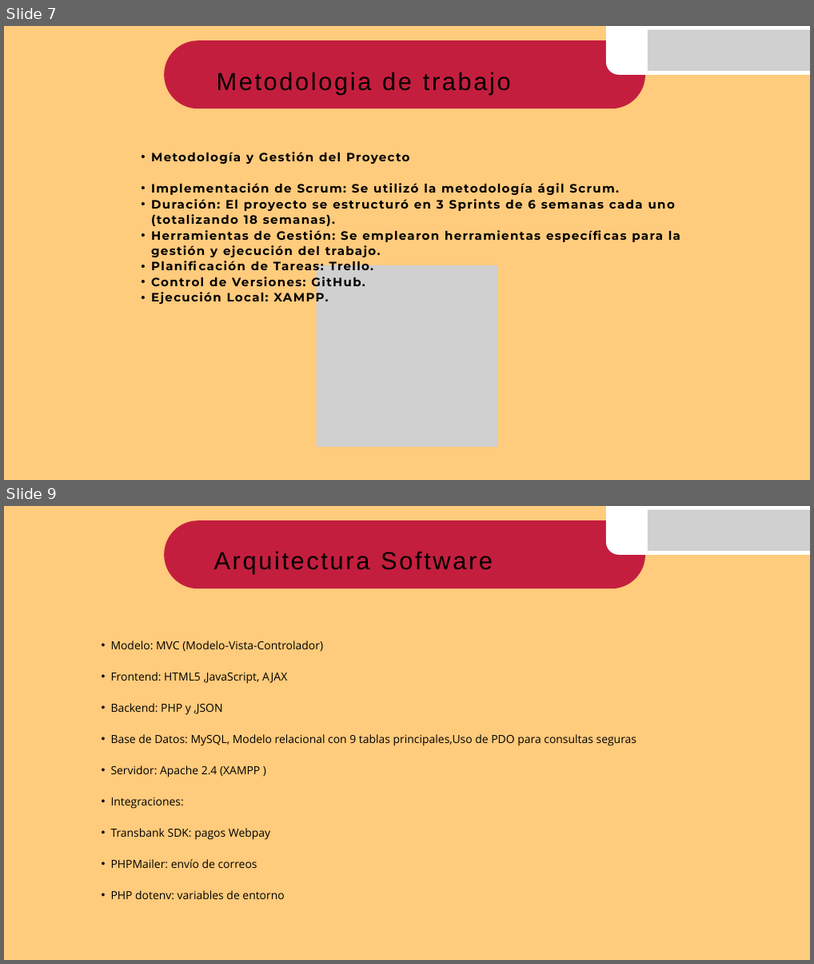
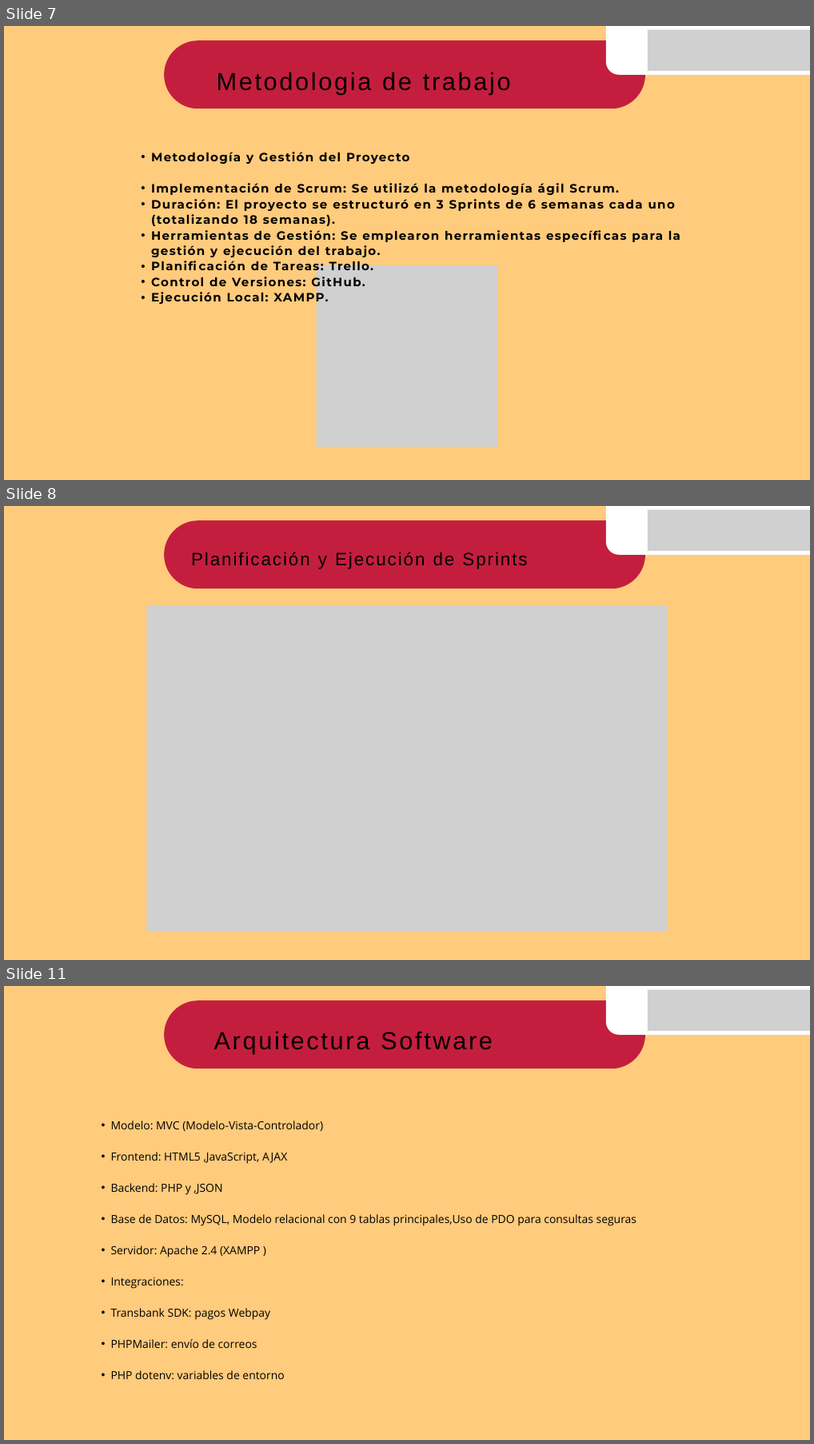
Before and after one commit to crlavin/Capstone_DulceOsadia, a slide deck: Fase 3/Evidencias Grupales/Presentacionfinal.pptx. Shown one above the other, each under a label of ours: slides 7 and 9 before the commit, slides 7, 8 and 11 after it; the slides between them are not shown. The pictures are 814x964 and 814x1444 pixels, drawn with LibreOffice and Linux fonts; fonts in the diff are those of the drawing; grey boxes stand for pictures; background and template pictures are left out. Boxes give left, top, right and bottom in pixels: in the first picture for what was removed or moved away, otherwise in the second. Text is boxed around its words. In the diff, an @@ line names an element or a change of style, - is before the commit and + after.

```diff
--- a/Fase 3/Evidencias Grupales/Presentacionfinal.pptx
+++ b/Fase 3/Evidencias Grupales/Presentacionfinal.pptx
@@ slide 8 added at (x1=4, y1=506, x2=810, y2=960), background picture (left out) @@
@@ freeform shape added at (x1=164, y1=520, x2=646, y2=588), fill #C41E3E @@
@@ freeform shape added at (x1=606, y1=506, x2=810, y2=555), fill #FFFFFF @@
@@ picture added at (x1=648, y1=510, x2=810, y2=551) @@
@@ text added at (x1=191, y1=552, x2=527, y2=569), 32 pt, text #000000 @@
+Planificación y Ejecución de Sprints
@@ picture added at (x1=146, y1=605, x2=668, y2=932) @@
@@ what was slide 9 is now slide 11 @@
```
Also in this commit, not shown: 4 slides changed, 1 other slide added, 5 other files.
